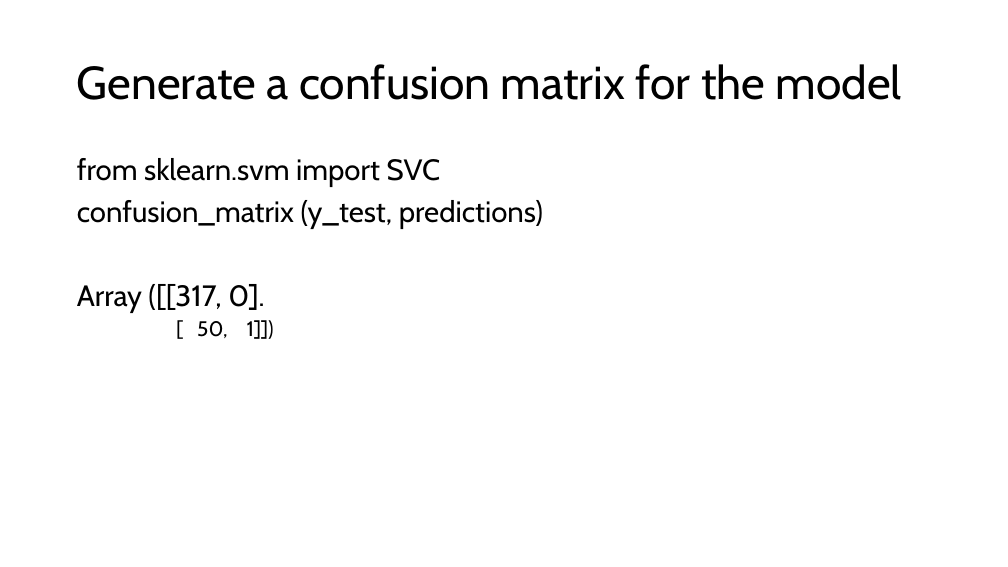
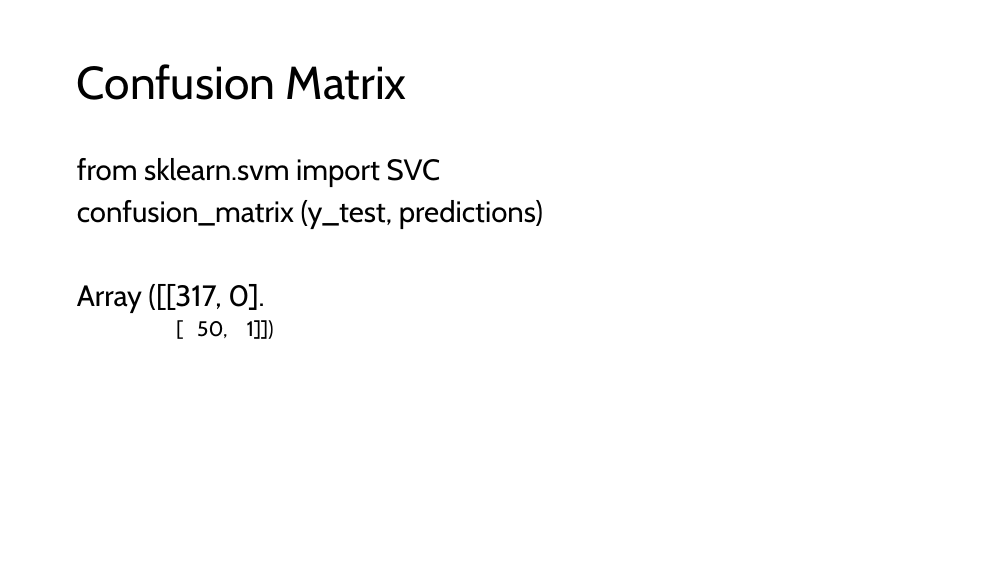
Before and after one commit to ddaniel2024/Project-4, a slide deck: slide 12 of Employee Attrition Prediction Presentation.pptx (slide 10 before the commit). Drawn at 1008x567 pixels with LibreOffice and Linux fonts; fonts in the diff are those of the drawing. Boxes give left, top, right and bottom in pixels: in the first picture for what was removed or moved away, otherwise in the second. Text is boxed around its words. In the diff, an @@ line names an element or a change of style, - is before the commit and + after.

```diff
--- a/Employee Attrition Prediction Presentation.pptx
+++ b/Employee Attrition Prediction Presentation.pptx
@@ title at [77,64,407,100]: text changed @@
-Generate a confusion matrix for the model
+Confusion Matrix
```
Also in this commit, not shown: 8 other slides changed, 2 slides added, 1 other file.
